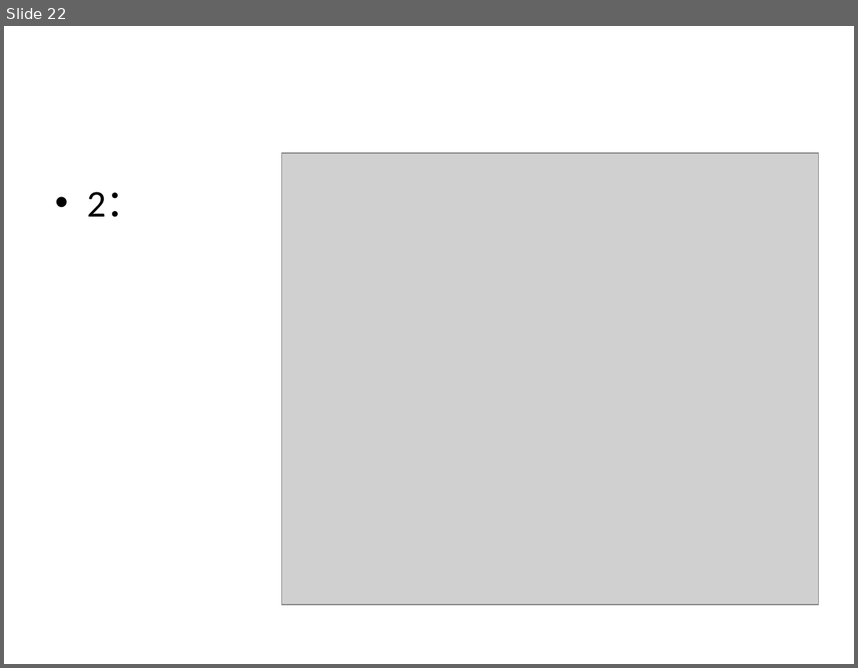
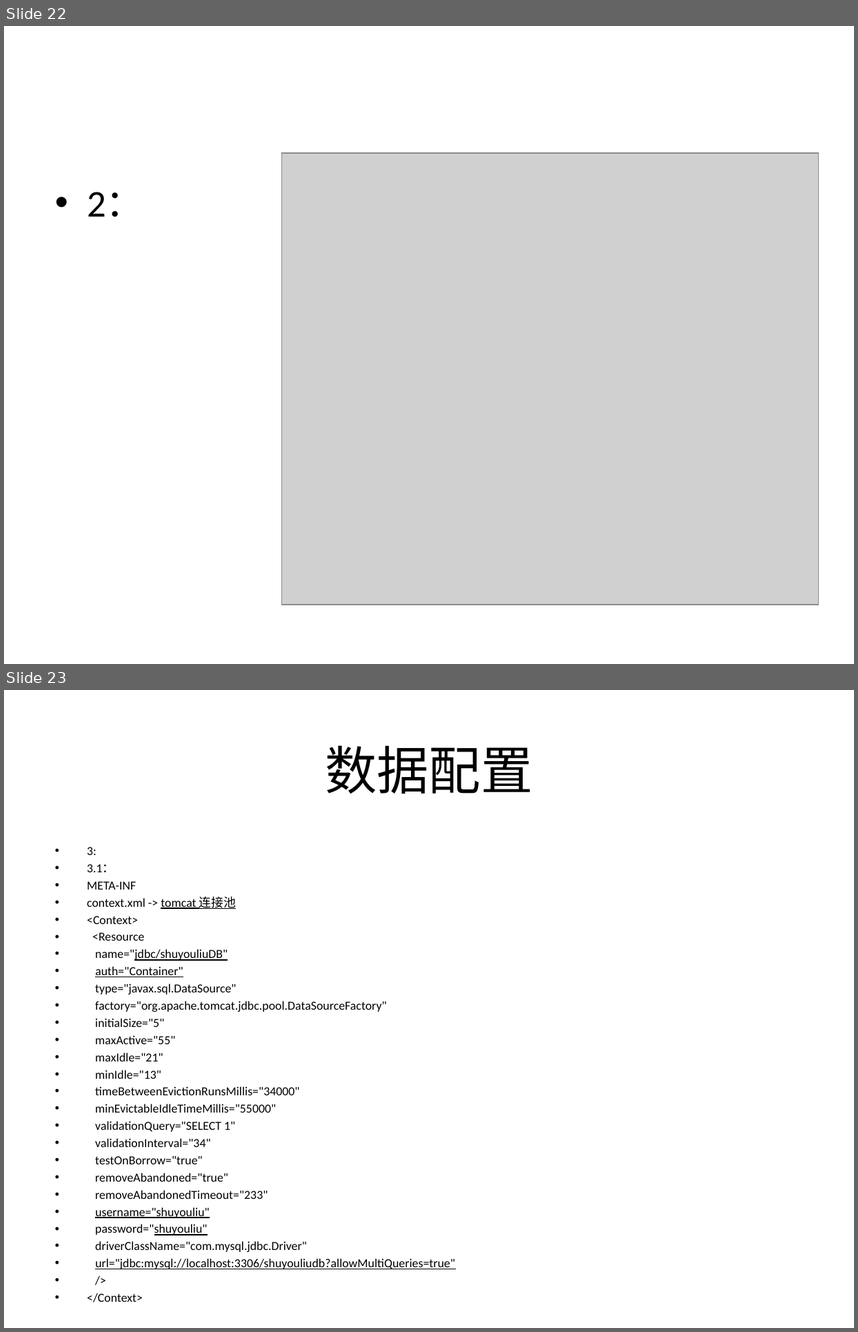
Before and after one commit to slgxmh/liusy.api, a slide deck: 创建工程步骤.pptx. Shown one above the other, each under a label of ours: slide 22 before the commit, slides 22 and 23 after it. The pictures are 858x668 and 858x1332 pixels, drawn with LibreOffice and Linux fonts; fonts in the diff are those of the drawing; grey boxes stand for pictures. Boxes give left, top, right and bottom in pixels: in the first picture for what was removed or moved away, otherwise in the second. Text is boxed around its words. In the diff, an @@ line names an element or a change of style, - is before the commit and + after.

```diff
--- a/创建工程步骤.pptx
+++ b/创建工程步骤.pptx
@@ slide 23 added at <box>4,690,854,1328</box>, background #FFFFFF @@
@@ title added at <box>325,745,533,793</box>, 44 pt, text #000000 @@
+数据配置
@@ text added at <box>87,847,455,1269</box>, 10.4 pt, text #000000 @@
+• 3:
+• 3.1：
+• META-INF
+• context.xml -> tomcat 连接池
+• <Context>
+• <Resource
+• name="jdbc/shuyouliuDB"
+• auth="Container"
+• type="javax.sql.DataSource"
+• factory="org.apache.tomcat.jdbc.pool.DataSourceFactory"
+• initialSize="5"
+• maxActive="55"
+• maxIdle="21"
+• minIdle="13"
+• timeBetweenEvictionRunsMillis="34000"
+• minEvictableIdleTimeMillis="55000"
+• validationQuery="SELECT 1"
+• validationInterval="34"
+• testOnBorrow="true"
+• removeAbandoned="true"
+• removeAbandonedTimeout="233"
+• username="shuyouliu"
+• password="shuyouliu"
+• driverClassName="com.mysql.jdbc.Driver"
+• url="jdbc:mysql://localhost:3306/shuyouliudb?allowMultiQueries=true"
+• />
+• </Context>
```
Also in this commit, not shown: 4 other slides added, 13 other files.
